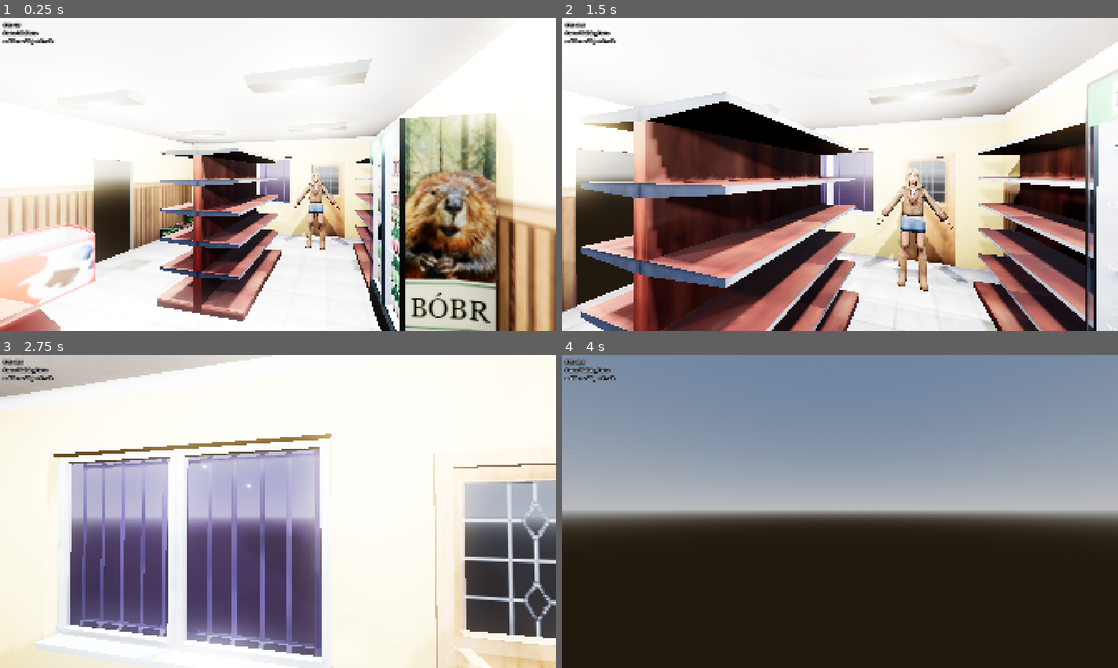
Above: before the commit, frames 1-4 (two rows, left to right).
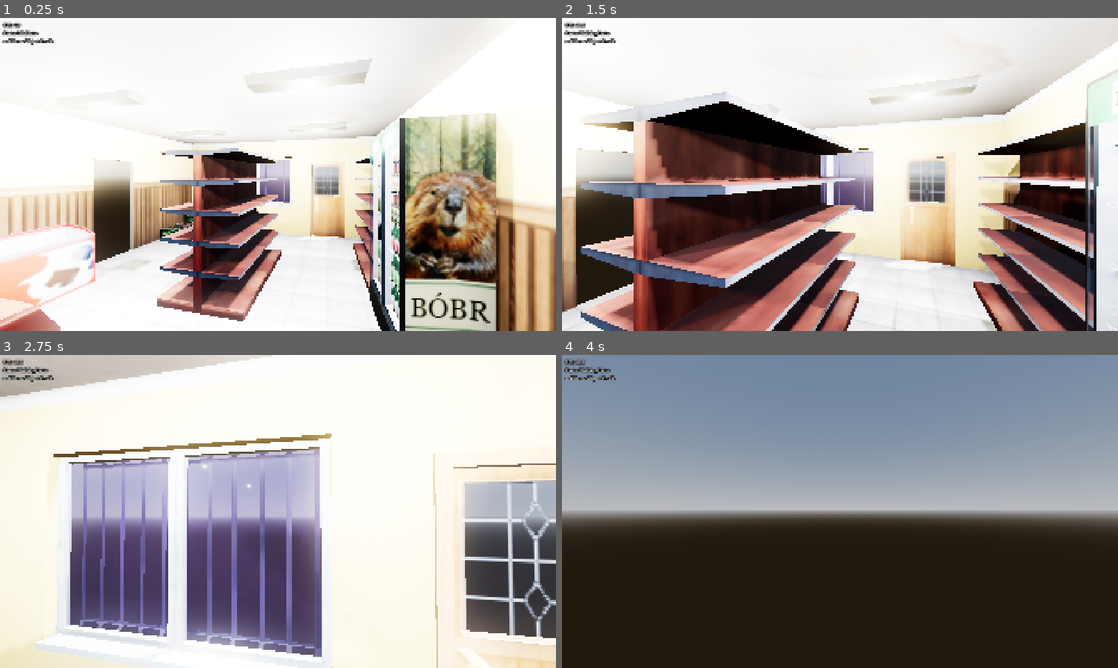
Above: after the commit, the same moments.

Repository: takanazwa5/ProjektMonopolowy
Game: Godot game, scene res://scenes/game/game.tscn
Two runs of this game, one before a commit and one after it. Both use one fixed random seed, a clock stepped at 60 frames per second and the inputs below.
Inputs (mouse positions are in pixels of both pictures, inside the frame that each line leads up to):
- Up to frame 1 (0.25 s): no input
- Up to frame 2 (1.5 s): tap Enter at 0.5 s; move the mouse to (867, 174) at 0.52 s; hold Ctrl (crouch) 0.53-1.28 s; hold W (walk_forward) from 0.53 s (still down); click (867, 174) at 0.67 s; move the mouse to (812, 174) at 1.27 s; tap G (drop_item) at 1.35 s
- Up to frame 3 (2.75 s): keep holding W (walk_forward); move the mouse to (289, 505) at 2.02 s; hold E (interact) from 2.03 s (still down)
- Up to frame 4 (4 s): keep holding W (walk_forward); move the mouse to (834, 517) at 2.77 s; release E (interact) at 2.78 s; tap K at 2.85 s; click (834, 517) at 2.92 s; move the mouse to (878, 514) at 3.52 s; hold L from 3.53 s (still down)

The runs differ from the first frame. In frame 1, 1.0% of the frame differs, in the area x 51-65%, y 49-74%; in frame 2, 2.4%, in the area x 43-76%, y 48-88%; in frame 3, 1.6%; in frame 4, nothing differs.

Commit message:
Refactor NPCs to use character scenes and script
Migrated NPC logic from a shared scene to individual character scenes, converting them to CharacterBody3D with navigation and collision components. The shared NPC script was moved and reused, and the obsolete generic NPC scene was removed. Updated game scene to instantiate only player and level, reflecting the new NPC structure.

Diff:
--- a/features/characters/Andzia/andzia.tscn
+++ b/features/characters/Andzia/andzia.tscn
@@ -1,13 +1,35 @@
-[gd_scene load_steps=3 format=3 uid="uid://cn5ki7bmpmogv"]
+[gd_scene load_steps=5 format=3 uid="uid://cn5ki7bmpmogv"]
 
 [ext_resource type="PackedScene" uid="uid://lkvlpdnb56nk" path="res://features/characters/Andzia/meshes/character_andzia.glb" id="1_1idtl"]
+[ext_resource type="Script" uid="uid://ck2xha2c0x33n" path="res://features/characters/npc.gd" id="1_cq4nq"]
 [ext_resource type="AnimationLibrary" uid="uid://bdh170ip7kmc8" path="res://features/characters/shared/Rig.glb" id="2_553w5"]
 
-[node name="Andzia" type="Node3D"]
+[sub_resource type="CapsuleShape3D" id="CapsuleShape3D_wmxm7"]
+radius = 0.3
+height = 1.8
+
+[node name="Andzia" type="CharacterBody3D"]
+collision_layer = 8
+axis_lock_angular_x = true
+axis_lock_angular_z = true
+script = ExtResource("1_cq4nq")
 
 [node name="character_andzia" parent="." instance=ExtResource("1_1idtl")]
 
-[node name="AnimationPlayer" type="AnimationPlayer" parent="character_andzia"]
+[node name="CollisionShape3D" type="CollisionShape3D" parent="."]
+transform = Transform3D(1, 0, 0, 0, 1, 0, 0, 0, 1, 0, 0.9, 0)
+shape = SubResource("CapsuleShape3D_wmxm7")
+
+[node name="NavigationAgent3D" type="NavigationAgent3D" parent="."]
+unique_name_in_owner = true
+path_desired_distance = 0.25
+target_desired_distance = 0.1
+height = 2.0
+radius = 0.3
+debug_enabled = true
+
+[node name="AnimationPlayer" type="AnimationPlayer" parent="."]
+root_node = NodePath("../character_andzia")
 libraries = {
 &"Rig": ExtResource("2_553w5")
 }
--- a/features/characters/Basia/basia.tscn
+++ b/features/characters/Basia/basia.tscn
@@ -1,13 +1,35 @@
-[gd_scene load_steps=3 format=3 uid="uid://civlo6dh6d0kf"]
+[gd_scene load_steps=5 format=3 uid="uid://civlo6dh6d0kf"]
 
+[ext_resource type="Script" uid="uid://ck2xha2c0x33n" path="res://features/characters/npc.gd" id="1_0suly"]
 [ext_resource type="PackedScene" uid="uid://b6mt6074im8pm" path="res://features/characters/Basia/meshes/character_basia.glb" id="1_al82x"]
 [ext_resource type="AnimationLibrary" uid="uid://bdh170ip7kmc8" path="res://features/characters/shared/Rig.glb" id="2_0suly"]
 
-[node name="Basia" type="Node3D"]
+[sub_resource type="CapsuleShape3D" id="CapsuleShape3D_wmxm7"]
+radius = 0.3
+height = 1.8
+
+[node name="Basia" type="CharacterBody3D"]
+collision_layer = 8
+axis_lock_angular_x = true
+axis_lock_angular_z = true
+script = ExtResource("1_0suly")
 
 [node name="character_basia" parent="." instance=ExtResource("1_al82x")]
 
-[node name="AnimationPlayer" type="AnimationPlayer" parent="character_basia"]
+[node name="CollisionShape3D" type="CollisionShape3D" parent="."]
+transform = Transform3D(1, 0, 0, 0, 1, 0, 0, 0, 1, 0, 0.9, 0)
+shape = SubResource("CapsuleShape3D_wmxm7")
+
+[node name="NavigationAgent3D" type="NavigationAgent3D" parent="."]
+unique_name_in_owner = true
+path_desired_distance = 0.25
+target_desired_distance = 0.1
+height = 2.0
+radius = 0.3
+debug_enabled = true
+
+[node name="AnimationPlayer" type="AnimationPlayer" parent="."]
+root_node = NodePath("../character_basia")
 libraries = {
 &"Rig": ExtResource("2_0suly")
 }
--- a/features/characters/Helena/helena.tscn
+++ b/features/characters/Helena/helena.tscn
@@ -1,13 +1,35 @@
-[gd_scene load_steps=3 format=3 uid="uid://cg7011735pcw1"]
+[gd_scene load_steps=5 format=3 uid="uid://cg7011735pcw1"]
 
-[ext_resource type="PackedScene" uid="uid://ckmclyi4ds1f0" path="res://features/characters/Helena/meshes/character_helena.glb" id="1_xp3tf"]
-[ext_resource type="AnimationLibrary" uid="uid://bdh170ip7kmc8" path="res://features/characters/shared/Rig.glb" id="2_xp3tf"]
+[ext_resource type="Script" uid="uid://ck2xha2c0x33n" path="res://features/characters/npc.gd" id="1_bei7i"]
+[ext_resource type="PackedScene" uid="uid://ckmclyi4ds1f0" path="res://features/characters/Helena/meshes/character_helena.glb" id="2_g2htq"]
+[ext_resource type="AnimationLibrary" uid="uid://bdh170ip7kmc8" path="res://features/characters/shared/Rig.glb" id="3_bji0j"]
 
-[node name="Helena" type="Node3D"]
+[sub_resource type="CapsuleShape3D" id="CapsuleShape3D_wmxm7"]
+radius = 0.3
+height = 1.8
 
-[node name="character_helena" parent="." instance=ExtResource("1_xp3tf")]
+[node name="Helena" type="CharacterBody3D"]
+collision_layer = 8
+axis_lock_angular_x = true
+axis_lock_angular_z = true
+script = ExtResource("1_bei7i")
 
-[node name="AnimationPlayer" type="AnimationPlayer" parent="character_helena"]
+[node name="character_helena" parent="." instance=ExtResource("2_g2htq")]
+
+[node name="CollisionShape3D" type="CollisionShape3D" parent="."]
+transform = Transform3D(1, 0, 0, 0, 1, 0, 0, 0, 1, 0, 0.9, 0)
+shape = SubResource("CapsuleShape3D_wmxm7")
+
+[node name="NavigationAgent3D" type="NavigationAgent3D" parent="."]
+unique_name_in_owner = true
+path_desired_distance = 0.25
+target_desired_distance = 0.1
+height = 2.0
+radius = 0.3
+debug_enabled = true
+
+[node name="AnimationPlayer" type="AnimationPlayer" parent="."]
+root_node = NodePath("../character_helena")
 libraries = {
-&"Rig": ExtResource("2_xp3tf")
+&"Rig": ExtResource("3_bji0j")
 }
--- a/features/characters/Madzia/madzia.tscn
+++ b/features/characters/Madzia/madzia.tscn
@@ -1,13 +1,35 @@
-[gd_scene load_steps=3 format=3 uid="uid://lfcsx50no5t8"]
+[gd_scene load_steps=5 format=3 uid="uid://lfcsx50no5t8"]
 
-[ext_resource type="PackedScene" uid="uid://bi5uojmesdduw" path="res://features/characters/Madzia/meshes/character_madzia.glb" id="1_3at1c"]
-[ext_resource type="AnimationLibrary" uid="uid://bdh170ip7kmc8" path="res://features/characters/shared/Rig.glb" id="2_4vgvr"]
+[ext_resource type="Script" uid="uid://ck2xha2c0x33n" path="res://features/characters/npc.gd" id="1_4vgvr"]
+[ext_resource type="PackedScene" uid="uid://bi5uojmesdduw" path="res://features/characters/Madzia/meshes/character_madzia.glb" id="2_kydms"]
+[ext_resource type="AnimationLibrary" uid="uid://bdh170ip7kmc8" path="res://features/characters/shared/Rig.glb" id="3_7s2ej"]
 
-[node name="Madzia" type="Node3D"]
+[sub_resource type="CapsuleShape3D" id="CapsuleShape3D_wmxm7"]
+radius = 0.3
+height = 1.8
 
-[node name="character_madzia" parent="." instance=ExtResource("1_3at1c")]
+[node name="Madzia" type="CharacterBody3D"]
+collision_layer = 8
+axis_lock_angular_x = true
+axis_lock_angular_z = true
+script = ExtResource("1_4vgvr")
 
-[node name="AnimationPlayer" type="AnimationPlayer" parent="character_madzia"]
+[node name="character_madzia" parent="." instance=ExtResource("2_kydms")]
+
+[node name="CollisionShape3D" type="CollisionShape3D" parent="."]
+transform = Transform3D(1, 0, 0, 0, 1, 0, 0, 0, 1, 0, 0.9, 0)
+shape = SubResource("CapsuleShape3D_wmxm7")
+
+[node name="NavigationAgent3D" type="NavigationAgent3D" parent="."]
+unique_name_in_owner = true
+path_desired_distance = 0.25
+target_desired_distance = 0.1
+height = 2.0
+radius = 0.3
+debug_enabled = true
+
+[node name="AnimationPlayer" type="AnimationPlayer" parent="."]
+root_node = NodePath("../character_madzia")
 libraries = {
-&"Rig": ExtResource("2_4vgvr")
+&"Rig": ExtResource("3_7s2ej")
 }
--- a/features/characters/Seba/seba.tscn
+++ b/features/characters/Seba/seba.tscn
@@ -1,13 +1,35 @@
-[gd_scene load_steps=3 format=3 uid="uid://xkkgr37q3e7y"]
+[gd_scene load_steps=5 format=3 uid="uid://xkkgr37q3e7y"]
 
-[ext_resource type="PackedScene" uid="uid://pn8uiyifo5tg" path="res://features/characters/Seba/meshes/character_seba.glb" id="1_catqw"]
-[ext_resource type="AnimationLibrary" uid="uid://bdh170ip7kmc8" path="res://features/characters/shared/Rig.glb" id="2_wbiwd"]
+[ext_resource type="Script" uid="uid://ck2xha2c0x33n" path="res://features/characters/npc.gd" id="1_wbiwd"]
+[ext_resource type="PackedScene" uid="uid://pn8uiyifo5tg" path="res://features/characters/Seba/meshes/character_seba.glb" id="2_ysi34"]
+[ext_resource type="AnimationLibrary" uid="uid://bdh170ip7kmc8" path="res://features/characters/shared/Rig.glb" id="3_563n0"]
 
-[node name="Seba" type="Node3D"]
+[sub_resource type="CapsuleShape3D" id="CapsuleShape3D_wmxm7"]
+radius = 0.3
+height = 1.8
 
-[node name="character_seba" parent="." instance=ExtResource("1_catqw")]
+[node name="Seba" type="CharacterBody3D"]
+collision_layer = 8
+axis_lock_angular_x = true
+axis_lock_angular_z = true
+script = ExtResource("1_wbiwd")
 
-[node name="AnimationPlayer" type="AnimationPlayer" parent="character_seba"]
+[node name="character_seba" parent="." instance=ExtResource("2_ysi34")]
+
+[node name="CollisionShape3D" type="CollisionShape3D" parent="."]
+transform = Transform3D(1, 0, 0, 0, 1, 0, 0, 0, 1, 0, 0.9, 0)
+shape = SubResource("CapsuleShape3D_wmxm7")
+
+[node name="NavigationAgent3D" type="NavigationAgent3D" parent="."]
+unique_name_in_owner = true
+path_desired_distance = 0.25
+target_desired_distance = 0.1
+height = 2.0
+radius = 0.3
+debug_enabled = true
+
+[node name="AnimationPlayer" type="AnimationPlayer" parent="."]
+root_node = NodePath("../character_seba")
 libraries = {
-&"Rig": ExtResource("2_wbiwd")
+&"Rig": ExtResource("3_563n0")
 }
--- a/features/characters/Szef/szef.tscn
+++ b/features/characters/Szef/szef.tscn
@@ -1,13 +1,35 @@
-[gd_scene load_steps=3 format=3 uid="uid://dkpahe38uo1de"]
+[gd_scene load_steps=5 format=3 uid="uid://dkpahe38uo1de"]
 
-[ext_resource type="PackedScene" uid="uid://dtd4kcnt6x80i" path="res://features/characters/Szef/meshes/character_szef.glb" id="1_7lt5d"]
-[ext_resource type="AnimationLibrary" uid="uid://bdh170ip7kmc8" path="res://features/characters/shared/Rig.glb" id="2_slk2g"]
+[ext_resource type="Script" uid="uid://ck2xha2c0x33n" path="res://features/characters/npc.gd" id="1_slk2g"]
+[ext_resource type="PackedScene" uid="uid://dtd4kcnt6x80i" path="res://features/characters/Szef/meshes/character_szef.glb" id="2_rn4rm"]
+[ext_resource type="AnimationLibrary" uid="uid://bdh170ip7kmc8" path="res://features/characters/shared/Rig.glb" id="3_eyslo"]
 
-[node name="Szef" type="Node3D"]
+[sub_resource type="CapsuleShape3D" id="CapsuleShape3D_wmxm7"]
+radius = 0.3
+height = 1.8
 
-[node name="character_szef" parent="." instance=ExtResource("1_7lt5d")]
+[node name="Szef" type="CharacterBody3D"]
+collision_layer = 8
+axis_lock_angular_x = true
+axis_lock_angular_z = true
+script = ExtResource("1_slk2g")
 
-[node name="AnimationPlayer" type="AnimationPlayer" parent="character_szef"]
+[node name="character_szef" parent="." instance=ExtResource("2_rn4rm")]
+
+[node name="CollisionShape3D" type="CollisionShape3D" parent="."]
+transform = Transform3D(1, 0, 0, 0, 1, 0, 0, 0, 1, 0, 0.9, 0)
+shape = SubResource("CapsuleShape3D_wmxm7")
+
+[node name="NavigationAgent3D" type="NavigationAgent3D" parent="."]
+unique_name_in_owner = true
+path_desired_distance = 0.25
+target_desired_distance = 0.1
+height = 2.0
+radius = 0.3
+debug_enabled = true
+
+[node name="AnimationPlayer" type="AnimationPlayer" parent="."]
+root_node = NodePath("../character_szef")
 libraries = {
-&"Rig": ExtResource("2_slk2g")
+&"Rig": ExtResource("3_eyslo")
 }
--- a/features/characters/Zdzisiu/zdzisiu.tscn
+++ b/features/characters/Zdzisiu/zdzisiu.tscn
@@ -1,13 +1,35 @@
-[gd_scene load_steps=3 format=3 uid="uid://dw7wuiqjffcwt"]
+[gd_scene load_steps=5 format=3 uid="uid://dw7wuiqjffcwt"]
 
-[ext_resource type="PackedScene" uid="uid://bcwnkrdj0yjlc" path="res://features/characters/Zdzisiu/meshes/character_zdzisiu.glb" id="1_bsudl"]
-[ext_resource type="AnimationLibrary" uid="uid://bdh170ip7kmc8" path="res://features/characters/shared/Rig.glb" id="2_aqpgx"]
+[ext_resource type="Script" uid="uid://ck2xha2c0x33n" path="res://features/characters/npc.gd" id="1_aqpgx"]
+[ext_resource type="PackedScene" uid="uid://bcwnkrdj0yjlc" path="res://features/characters/Zdzisiu/meshes/character_zdzisiu.glb" id="2_2yuuh"]
+[ext_resource type="AnimationLibrary" uid="uid://bdh170ip7kmc8" path="res://features/characters/shared/Rig.glb" id="3_kstgy"]
 
-[node name="Zdzisiu" type="Node3D"]
+[sub_resource type="CapsuleShape3D" id="CapsuleShape3D_wmxm7"]
+radius = 0.3
+height = 1.8
 
-[node name="character_zdzisiu" parent="." instance=ExtResource("1_bsudl")]
+[node name="Zdzisiu" type="CharacterBody3D"]
+collision_layer = 8
+axis_lock_angular_x = true
+axis_lock_angular_z = true
+script = ExtResource("1_aqpgx")
 
-[node name="AnimationPlayer" type="AnimationPlayer" parent="character_zdzisiu"]
+[node name="character_zdzisiu" parent="." instance=ExtResource("2_2yuuh")]
+
+[node name="CollisionShape3D" type="CollisionShape3D" parent="."]
+transform = Transform3D(1, 0, 0, 0, 1, 0, 0, 0, 1, 0, 0.9, 0)
+shape = SubResource("CapsuleShape3D_wmxm7")
+
+[node name="NavigationAgent3D" type="NavigationAgent3D" parent="."]
+unique_name_in_owner = true
+path_desired_distance = 0.25
+target_desired_distance = 0.1
+height = 2.0
+radius = 0.3
+debug_enabled = true
+
+[node name="AnimationPlayer" type="AnimationPlayer" parent="."]
+root_node = NodePath("../character_zdzisiu")
 libraries = {
-&"Rig": ExtResource("2_aqpgx")
+&"Rig": ExtResource("3_kstgy")
 }
--- a/features/npc/npc.tscn
+++ /dev/null
@@ -1,37 +0,0 @@
-[gd_scene load_steps=5 format=3 uid="uid://3hfka66dqomt"]
-
-[ext_resource type="Script" uid="uid://ck2xha2c0x33n" path="res://features/npc/npc.gd" id="1_wmxm7"]
-[ext_resource type="PackedScene" uid="uid://cn5ki7bmpmogv" path="res://features/characters/Andzia/andzia.tscn" id="2_kfocc"]
-
-[sub_resource type="CapsuleMesh" id="CapsuleMesh_utwnr"]
-radius = 0.3
-radial_segments = 16
-rings = 4
-
-[sub_resource type="CapsuleShape3D" id="CapsuleShape3D_wmxm7"]
-radius = 0.3
-height = 1.8
-
-[node name="NPC" type="CharacterBody3D"]
-collision_layer = 8
-axis_lock_angular_x = true
-axis_lock_angular_z = true
-script = ExtResource("1_wmxm7")
-
-[node name="Andzia" parent="." instance=ExtResource("2_kfocc")]
-
-[node name="MeshInstance3D" type="MeshInstance3D" parent="."]
-visible = false
-mesh = SubResource("CapsuleMesh_utwnr")
-
-[node name="CollisionShape3D" type="CollisionShape3D" parent="."]
-transform = Transform3D(1, 0, 0, 0, 1, 0, 0, 0, 1, 0, 0.9, 0)
-shape = SubResource("CapsuleShape3D_wmxm7")
-
-[node name="NavigationAgent3D" type="NavigationAgent3D" parent="."]
-unique_name_in_owner = true
-path_desired_distance = 0.25
-target_desired_distance = 0.1
-height = 2.0
-radius = 0.3
-debug_enabled = true
--- a/scenes/game/game.tscn
+++ b/scenes/game/game.tscn
@@ -1,10 +1,9 @@
-[gd_scene load_steps=6 format=3 uid="uid://daih55gqatj4l"]
+[gd_scene load_steps=5 format=3 uid="uid://daih55gqatj4l"]
 
 [ext_resource type="Script" uid="uid://rdgopf70q038" path="res://scenes/game/game.gd" id="1_fc0e3"]
 [ext_resource type="PackedScene" uid="uid://cjhr0bs1pbymv" path="res://features/pause_menu/pause_menu.tscn" id="2_7jktm"]
 [ext_resource type="PackedScene" uid="uid://bs2knhaaun6oi" path="res://features/level/level.tscn" id="3_ryrav"]
 [ext_resource type="PackedScene" uid="uid://x8jwi5g1tqbc" path="res://features/player/player.tscn" id="4_eow3j"]
-[ext_resource type="PackedScene" uid="uid://3hfka66dqomt" path="res://features/npc/npc.tscn" id="5_lfrn8"]
 
 [node name="Game" type="Node"]
 script = ExtResource("1_fc0e3")
@@ -15,6 +14,3 @@
 
 [node name="Player" parent="." instance=ExtResource("4_eow3j")]
 transform = Transform3D(-0.97183, 0, -0.235685, 0, 1, 0, 0.235685, 0, -0.97183, -1.56016, 1.125, -2.03091)
-
-[node name="NPC" parent="." instance=ExtResource("5_lfrn8")]
-transform = Transform3D(-1, 0, 8.74228e-08, 0, 1, 0, -8.74228e-08, 0, -1, -1.28343, 0.125, 2.89161)
Renamed: features/npc/npc.gd -> features/characters/npc.gd
Renamed: features/npc/npc.gd.uid -> features/characters/npc.gd.uid
